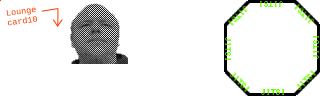
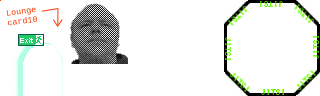
Comparing the layer stacks of the two 320×96 images. Changes:
pixels changed over [9, 9, 126, 96] (layer not identified)
